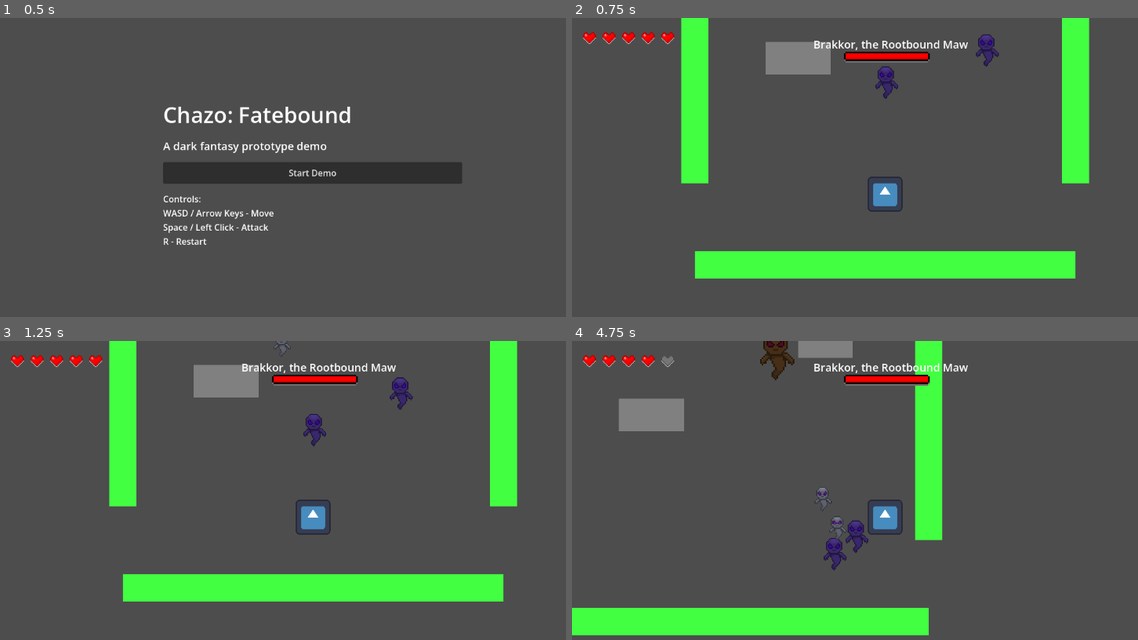
Above: before the commit, frames 1-4 (two rows, left to right).
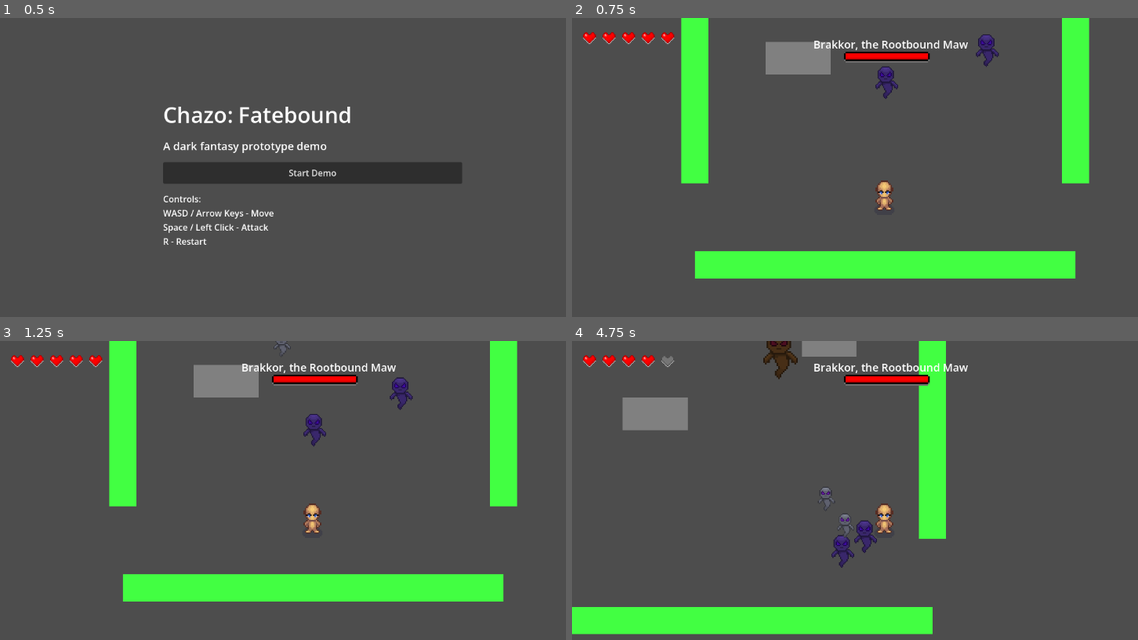
Above: after the commit, the same moments.

Repository: yenpish/chazo-fatebound
Game: Godot game, scene res://scenes/ui/title_screen.tscn
Same seed, same stepped clock (60 frames per second), same inputs: the game is played once before the commit and once after it. The engine's default icon, where the game draws it, is replaced by a stand-in: a white triangle on a blue panel in a dark square.
Inputs:
- Up to frame 1 (0.5 s): no input
- Up to frame 2 (0.75 s): click "Start Demo" at 0.5 s
- Up to frame 3 (1.25 s): no input
- Up to frame 4 (4.75 s): hold D (move_right) 1.28-2.03 s; tap Space (attack) every 0.75 s from 1.35 to 4.35 s; hold S (move_down) 2.03-2.78 s; hold D (move_right) 2.78-3.53 s; hold W (move_up) 3.53-4.28 s; hold A (move_left) from 4.28 s (still down)

Frame 1 is identical in both runs. In frame 2, 0.5% of the frame differs, in the area x 52-59%, y 53-65%; in frame 3, 0.5%; in frame 4, 3.5%, in the area x 0-67%, y 0-99%.

Commit message:
Add boss HP bar and improve Chazo combat visuals

Diff:
--- a/scenes/player/player.tscn
+++ b/scenes/player/player.tscn
@@ -1,27 +1,28 @@
 [gd_scene format=3 uid="uid://dm8vfg8xdixaf"]
 
-[ext_resource type="Texture2D" uid="uid://cy007subigwsk" path="res://icon.svg" id="1_8afob"]
 [ext_resource type="Script" uid="uid://3hsswptaqrul" path="res://scripts/player/player.gd" id="1_dovo2"]
+[ext_resource type="Texture2D" uid="uid://ckenmmrwr47yq" path="res://assets/sprites/chazo-front-profile.png" id="2_dovo2"]
 
 [sub_resource type="RectangleShape2D" id="RectangleShape2D_dovo2"]
-size = Vector2(64, 64)
+size = Vector2(33, 55)
 
 [sub_resource type="RectangleShape2D" id="RectangleShape2D_gmlin"]
-size = Vector2(32, 24)
+size = Vector2(55, 34)
 
 [node name="Player" type="CharacterBody2D" unique_id=1997026455 groups=["player"]]
 motion_mode = 1
 script = ExtResource("1_dovo2")
 
 [node name="PlaceholderSprite" type="Sprite2D" parent="." unique_id=1742559865]
-scale = Vector2(0.5, 0.5)
-texture = ExtResource("1_8afob")
+scale = Vector2(2.5, 2.5)
+texture = ExtResource("2_dovo2")
 
 [node name="CollisionShape2D" type="CollisionShape2D" parent="." unique_id=1491462385]
+position = Vector2(-1, 2.5)
 shape = SubResource("RectangleShape2D_dovo2")
 
 [node name="AttackArea" type="Area2D" parent="." unique_id=1224834590]
-position = Vector2(60, 0)
+position = Vector2(45, 0)
 
 [node name="AttackCollision" type="CollisionShape2D" parent="AttackArea" unique_id=360466446]
 shape = SubResource("RectangleShape2D_gmlin")
--- a/scripts/player/player.gd
+++ b/scripts/player/player.gd
@@ -7,17 +7,22 @@
 @export var max_hp: int = 5
 @export var attack_duration: float = 0.15
 @export var attack_damage: int = 1
-@export var attack_distance: float = 60.0
+
+@export var attack_gap: float = 2.0
+@export var horizontal_attack_size: Vector2 = Vector2(55, 34)
+@export var vertical_attack_size: Vector2 = Vector2(34, 55)
 
 @onready var attack_area: Area2D = $AttackArea
 @onready var attack_collision: CollisionShape2D = $AttackArea/AttackCollision
 @onready var placeholder_sprite: Sprite2D = $PlaceholderSprite
+@onready var body_collision: CollisionShape2D = $CollisionShape2D
 
 var current_hp: int
 var is_attacking: bool = false
 var is_dead: bool = false
 var last_direction: Vector2 = Vector2.RIGHT
 
+
 func _ready() -> void:
 	motion_mode = CharacterBody2D.MOTION_MODE_FLOATING
 	add_to_group("player")
@@ -27,6 +32,10 @@
 	attack_collision.disabled = true
 	attack_area.monitoring = false
 
+	# The script controls AttackArea position.
+	# AttackCollision should stay centered inside AttackArea.
+	attack_collision.position = Vector2.ZERO
+
 	update_attack_area_position()
 
 	# Wait one frame so HUD and its child nodes are fully ready.
@@ -34,6 +43,7 @@
 
 	hp_changed.emit(current_hp, max_hp)
 	print("Player ready with HP: ", current_hp)
+
 
 func _physics_process(_delta: float) -> void:
 	if is_dead:
@@ -43,6 +53,7 @@
 	handle_movement()
 	handle_attack()
 
+
 func handle_movement() -> void:
 	var input_direction := Vector2.ZERO
 
@@ -51,34 +62,90 @@
 
 	if input_direction.length() > 0:
 		input_direction = input_direction.normalized()
-		last_direction = input_direction
+		last_direction = get_cardinal_direction(input_direction)
 		update_attack_area_position()
 
 	velocity = input_direction * move_speed
 	move_and_slide()
 
+
+func get_cardinal_direction(direction: Vector2) -> Vector2:
+	if abs(direction.x) > abs(direction.y):
+		if direction.x > 0:
+			return Vector2.RIGHT
+		else:
+			return Vector2.LEFT
+	else:
+		if direction.y > 0:
+			return Vector2.DOWN
+		else:
+			return Vector2.UP
+
+
 func update_attack_area_position() -> void:
-	if abs(last_direction.x) > abs(last_direction.y):
-		if last_direction.x > 0:
-			attack_area.position = Vector2(attack_distance, 0)
-		else:
-			attack_area.position = Vector2(-attack_distance, 0)
-	else:
-		if last_direction.y > 0:
-			attack_area.position = Vector2(0, attack_distance)
-		else:
-			attack_area.position = Vector2(0, -attack_distance)
+	var attack_shape := attack_collision.shape as RectangleShape2D
+	var body_shape := body_collision.shape as RectangleShape2D
+
+	if attack_shape == null:
+		print("AttackCollision shape is not RectangleShape2D.")
+		return
+
+	if body_shape == null:
+		print("Player CollisionShape2D shape is not RectangleShape2D.")
+		return
+
+	attack_collision.position = Vector2.ZERO
+
+	var body_center: Vector2 = body_collision.position
+	var body_half_size: Vector2 = body_shape.size * 0.5
+
+	if last_direction == Vector2.RIGHT:
+		attack_shape.size = horizontal_attack_size
+		var attack_half_size: Vector2 = horizontal_attack_size * 0.5
+		attack_area.position = Vector2(
+			body_center.x + body_half_size.x + attack_half_size.x + attack_gap,
+			body_center.y
+		)
+
+	elif last_direction == Vector2.LEFT:
+		attack_shape.size = horizontal_attack_size
+		var attack_half_size: Vector2 = horizontal_attack_size * 0.5
+		attack_area.position = Vector2(
+			body_center.x - body_half_size.x - attack_half_size.x - attack_gap,
+			body_center.y
+		)
+
+	elif last_direction == Vector2.UP:
+		attack_shape.size = vertical_attack_size
+		var attack_half_size: Vector2 = vertical_attack_size * 0.5
+		attack_area.position = Vector2(
+			body_center.x,
+			body_center.y - body_half_size.y - attack_half_size.y - attack_gap
+		)
+
+	elif last_direction == Vector2.DOWN:
+		attack_shape.size = vertical_attack_size
+		var attack_half_size: Vector2 = vertical_attack_size * 0.5
+		attack_area.position = Vector2(
+			body_center.x,
+			body_center.y + body_half_size.y + attack_half_size.y + attack_gap
+		)
 
 func handle_attack() -> void:
 	if Input.is_action_just_pressed("attack") and not is_attacking:
 		attack()
 
+
 func handle_restart() -> void:
 	if Input.is_action_just_pressed("restart"):
 		get_tree().reload_current_scene()
 
+
 func attack() -> void:
 	is_attacking = true
+
+	# Make sure the hitbox is correct at the exact moment of attack.
+	update_attack_area_position()
 
 	# Activate attack area only during attack.
 	attack_area.monitoring = true
@@ -91,6 +158,12 @@
 	var hit_bodies := attack_area.get_overlapping_bodies()
 
 	for body in hit_bodies:
+		if body == self:
+			continue
+
+		if body.is_in_group("player"):
+			continue
+
 		if body.has_method("take_damage"):
 			body.take_damage(attack_damage)
 
@@ -102,6 +175,7 @@
 
 	is_attacking = false
 
+
 func take_damage(amount: int) -> void:
 	if is_dead:
 		return
@@ -116,6 +190,7 @@
 	if current_hp <= 0:
 		die()
 
+
 func flash_hurt() -> void:
 	if placeholder_sprite == null:
 		return
@@ -127,6 +202,7 @@
 		return
 
 	placeholder_sprite.modulate = Color(1, 1, 1)
+
 
 func die() -> void:
 	is_dead = true
Binary file added: assets/sprites/chazo-front-profile.png
Not shown, added: assets/sprites/chazo-front-profile.png.import
